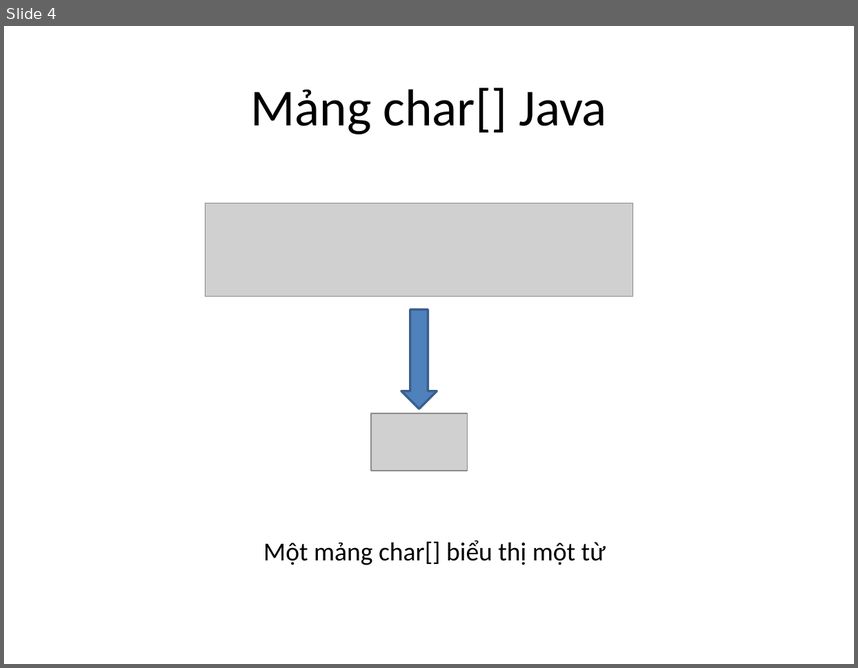
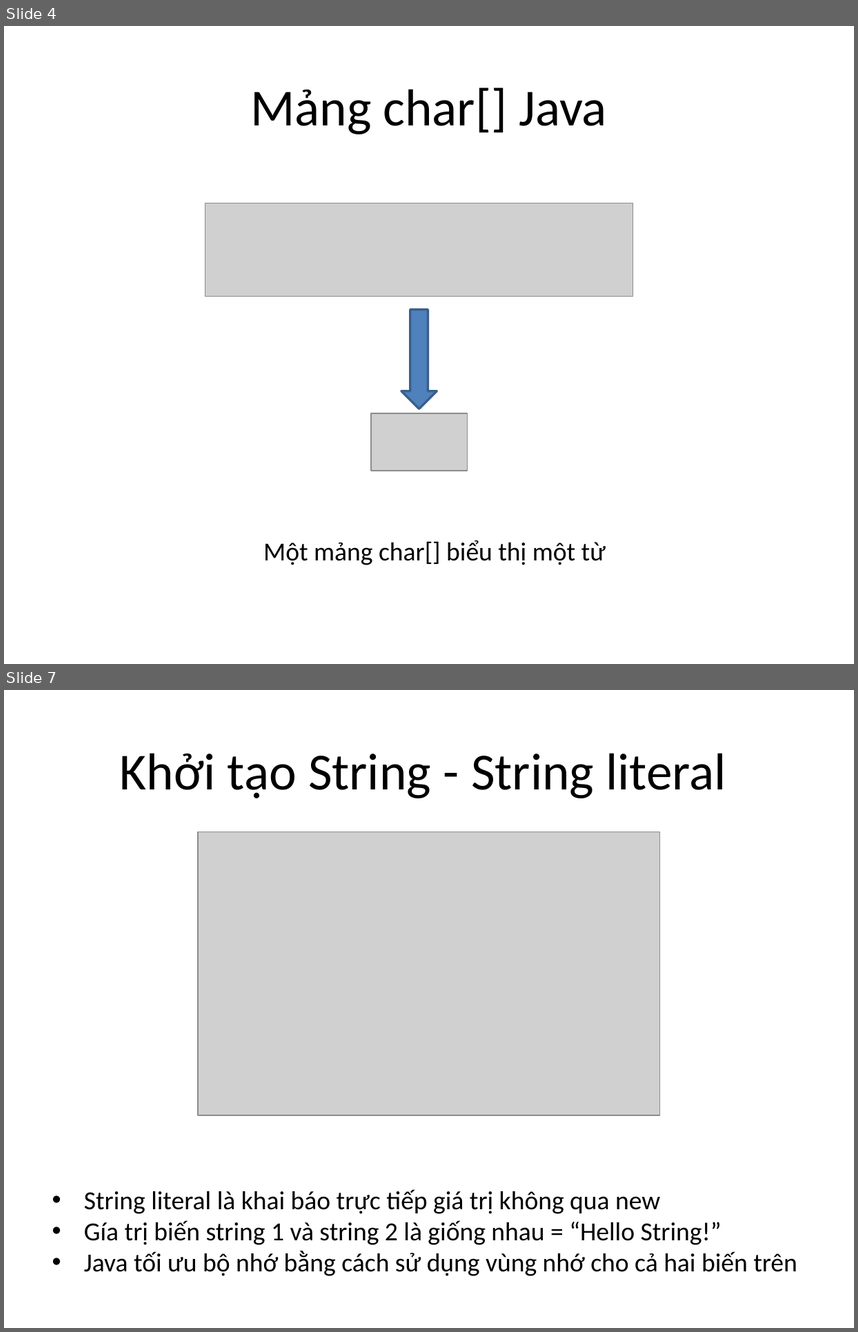
Before and after one commit to phithanh97cs/T3H, a slide deck: 3. Back-end/1. JavaCore/5. String, String Builder, String Buffer.pptx. Shown one above the other, each under a label of ours: slide 4 before the commit, slides 4 and 7 after it; the slides between them are not shown. The pictures are 858x668 and 858x1332 pixels, drawn with LibreOffice and Linux fonts; fonts in the diff are those of the drawing; grey boxes stand for pictures. Boxes give left, top, right and bottom in pixels: in the first picture for what was removed or moved away, otherwise in the second. Text is boxed around its words. In the diff, an @@ line names an element or a change of style, - is before the commit and + after.

```diff
--- a/3. Back-end/1. JavaCore/5. String, String Builder, String Buffer.pptx
+++ b/3. Back-end/1. JavaCore/5. String, String Builder, String Buffer.pptx
@@ slide 7 added at (4, 690, 854, 1328), background #FFFFFF @@
@@ title added at (120, 753, 726, 798), 44 pt, text #000000 @@
+Khởi tạo String - String literal
@@ picture added at (198, 832, 660, 1115) @@
@@ text added at (84, 1189, 797, 1276), 22 pt, text #000000 @@
+• String literal là khai báo trực tiếp giá trị không qua new
+• Gía trị biến string 1 và string 2 là giống nhau = “Hello String!”
+• Java tối ưu bộ nhớ bằng cách sử dụng vùng nhớ cho cả hai biến trên
```
Also in this commit, not shown: 1 slide changed, 1 other slide added, 1 slide removed.
